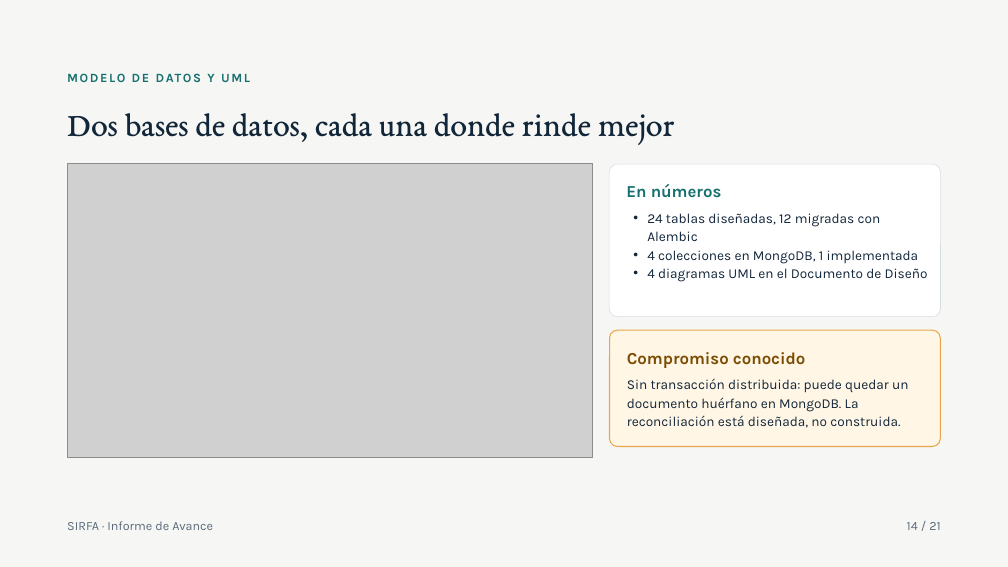
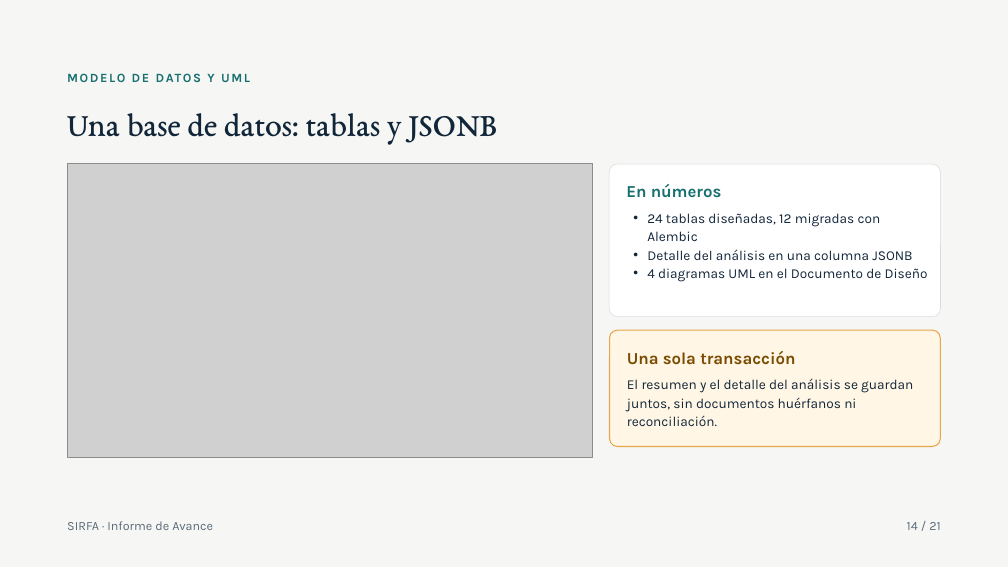
Before and after one commit to johao21/Capstone, a slide deck: slide 14 of Fase 2/Presentacion_SIRFA_Fase2.pptx. Drawn at 1008x567 pixels with LibreOffice and Linux fonts; fonts in the diff are those of the drawing; grey boxes stand for pictures. Boxes give left, top, right and bottom in pixels: in the first picture for what was removed or moved away, otherwise in the second. Text is boxed around its words. In the diff, an @@ line names an element or a change of style, - is before the commit and + after.

Commit message:
Presentaciones y diagramas de arquitectura sin la base documental del diseno original
Presentacion de Fase 1, de Fase 2 y final, y los diagramas de componentes y de despliegue: una sola base de datos (PostgreSQL con JSONB), cuatro servicios.

```diff
--- a/Fase 2/Presentacion_SIRFA_Fase2.pptx
+++ b/Fase 2/Presentacion_SIRFA_Fase2.pptx
@@ title at (67,113,497,144): text changed @@
-Dos bases de datos, cada una donde rinde mejor
+Una base de datos: tablas y JSONB
@@ text at (647,249,912,260): text changed @@
-• 4 colecciones en MongoDB, 1 implementada
+• Detalle del análisis en una columna JSONB
@@ text at (627,351,795,365): text changed @@
-Compromiso conocido
+Una sola transacción
@@ text at (627,379,913,426): text changed @@
-Sin transacción distribuida: puede quedar un documento huérfano en MongoDB. La reconciliación está diseñada, no construida.
+El resumen y el detalle del análisis se guardan juntos, sin documentos huérfanos ni reconciliación.
```
Also in this commit, not shown: 7 other slides changed, 4 other files.
